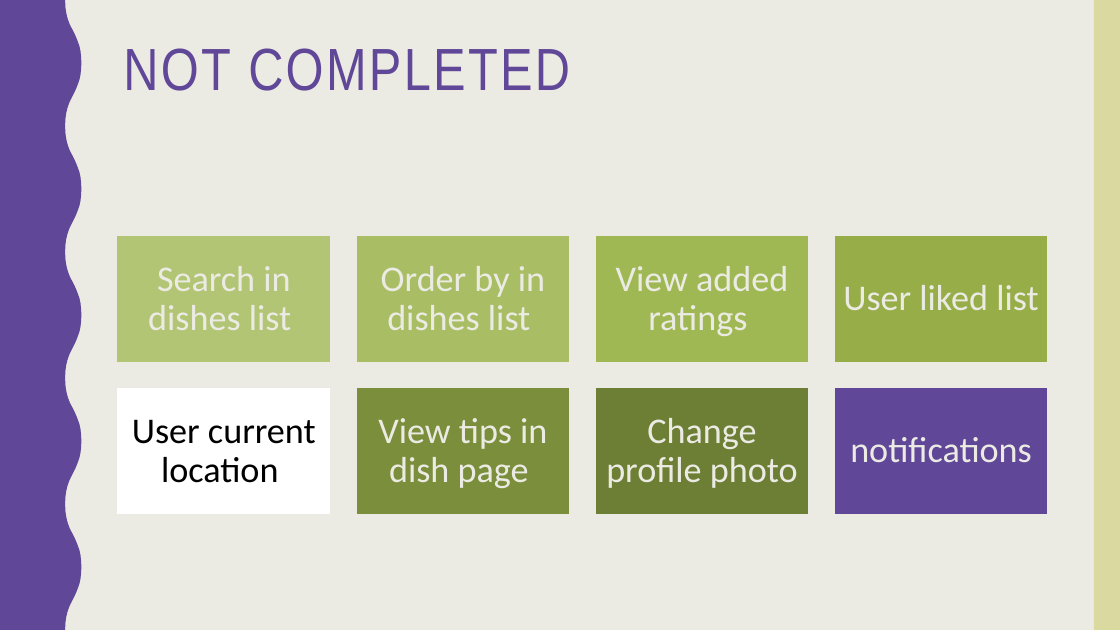
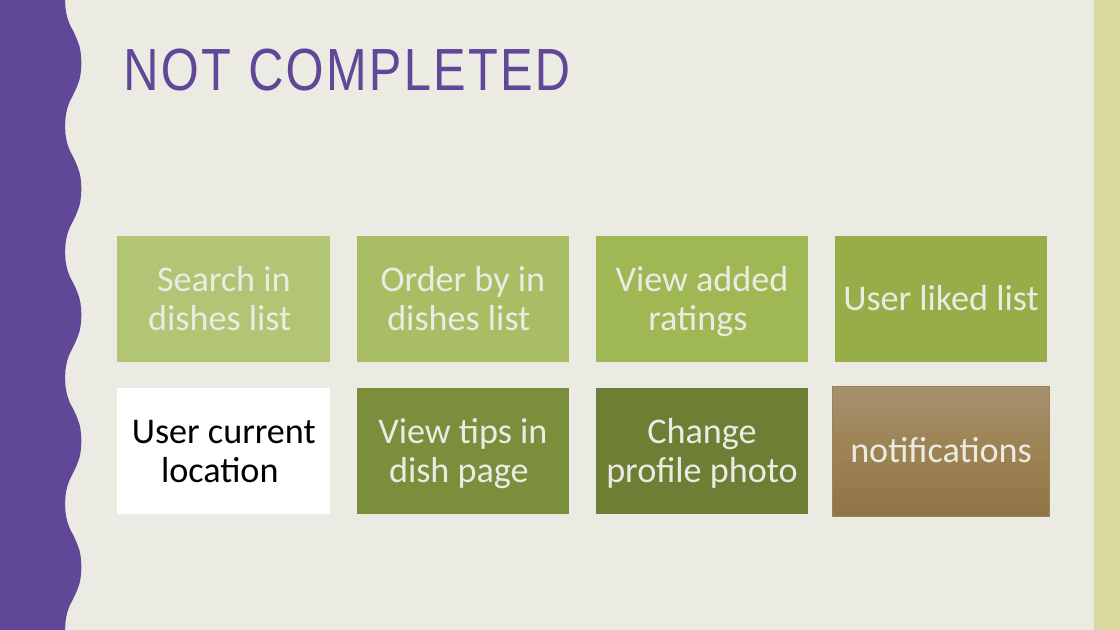
Before and after one commit to norahK/444SWE-Project, a slide deck: slide 6 of Pick a dish app.pptx (slide 7 before the commit). Drawn at 1120x630 pixels with LibreOffice and Linux fonts; fonts in the diff are those of the drawing. Boxes give left, top, right and bottom in pixels: in the first picture for what was removed or moved away, otherwise in the second. Text is boxed around its words. In the diff, an @@ line names an element or a change of style, - is before the commit and + after.

```diff
--- a/Pick a dish app.pptx
+++ b/Pick a dish app.pptx
@@ rectangle at <box>833,386,1050,516</box>: fill #604798 to gradient #A6916F to #9E8454 to #907647; outline #EBEBE4 4 pt to #9B8357 0.5 pt @@
```
Also in this commit, not shown: 1 other slide changed, 1 slide removed.
